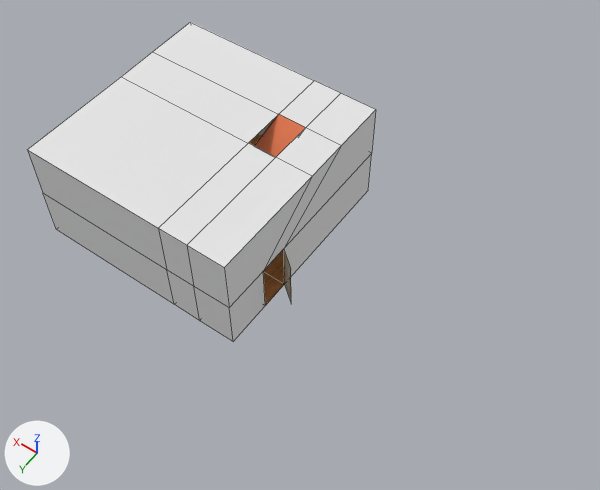
An edit to the Blender file 01_Models/S-W-Flur-mit-Dachbden.blend, drawn before and after from the same camera.
One viewpoint serves both versions: a 50 mm lens placed at (-27.8, 28.3, 45.9), pointed at (-8.2, 1.0, 3.0). The axes (+X, +Y, +Z) are drawn at lower left. The lights are the same throughout. Mesh edges are drawn as thin lines.
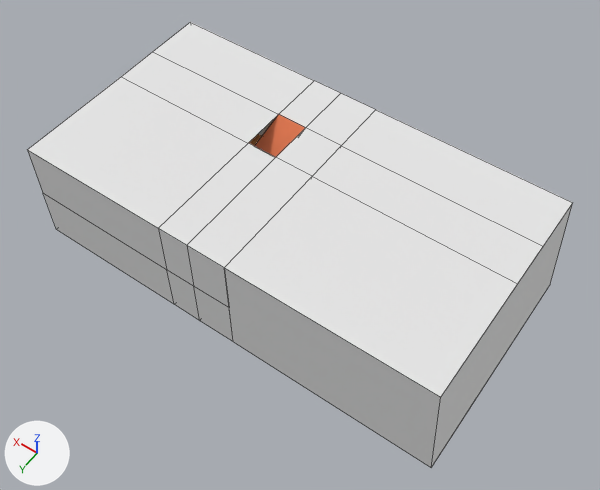
Scene script edits in JSON lines:
```json
{"block": "me_cube", "where": "# used by ob_cube; location = (0.0, 0.0, 4.0); scale = (8.0, 8.0, 4.0)"}
{"op": "remove", "block": "me_cube", "code": "me_cube.from_pydata(...)  # 52 vertices, 41 faces; spans x -1.17..1.0, y -1.0..1.0, z -1.0..1.01"}
{"op": "add", "block": "me_cube", "code": "me_cube.from_pydata(...)  # 60 vertices, 50 faces; spans x -2.82..1.0, y -1.0..1.0, z -1.0..1.01"}
{"block": "me_cube", "change": "me_cube part 1"}
{"block": "me_cube", "change": "8 vertices are added at x -2.82..-2.75, y -1.0..1.0, z -1.0..1.0"}
{"block": "me_cube", "change": "3 new faces join them, mat_material_002 (picture img_holzboden_png)"}
{"block": "me_cube", "change": "6 new faces join them, mat_material (white #e7e7e7)"}
```

Where the change shows, as pixel boxes [x1, y1, x2, y2] in the pictures (600 x 490 px):
```json
{"object": "Cube", "change": "reshaped", "before": [27, 22, 376, 342], "after": [27, 22, 573, 468], "on screen": "56% wider, 39% taller"}
{"part": 1, "of": "me_cube", "change": "added", "after": [224, 110, 573, 468]}
```
